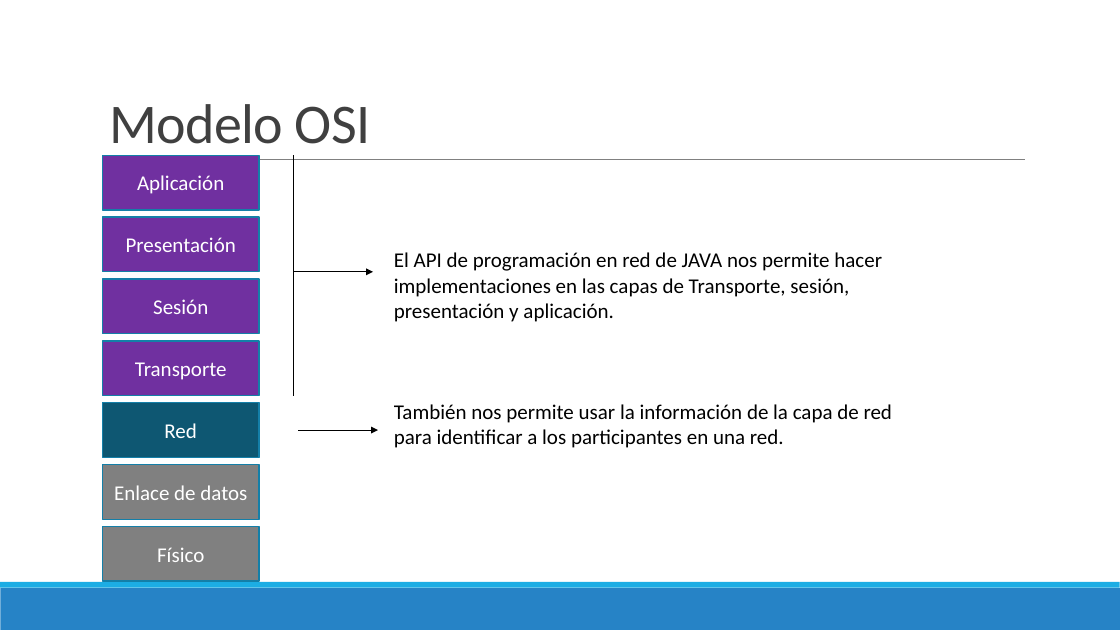
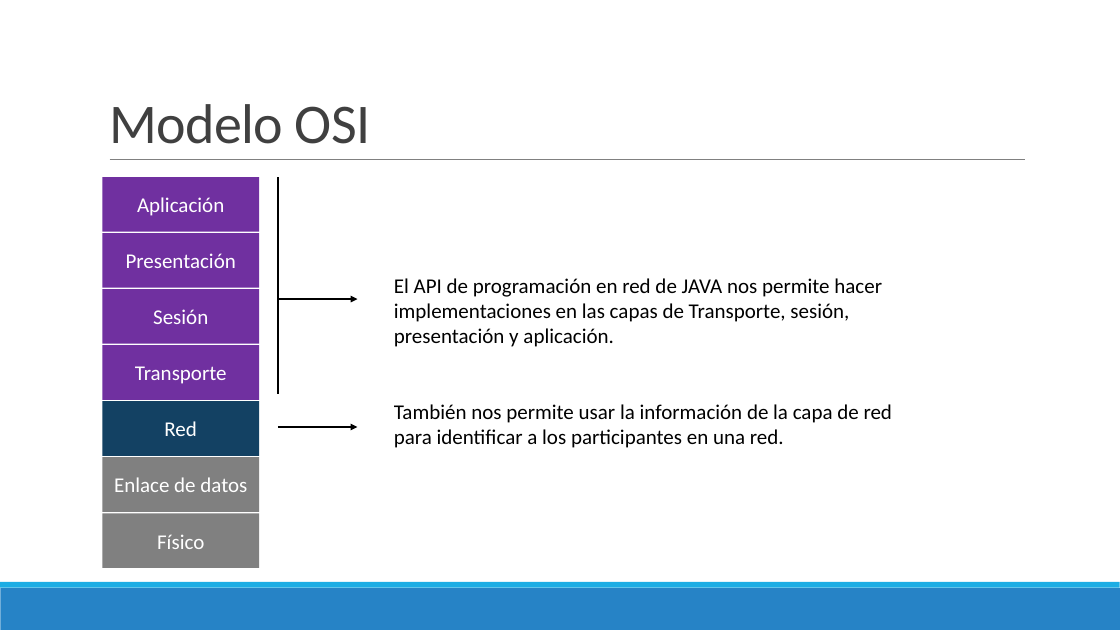
Before and after one commit to Domiciano/ProgramacionEnRed191, a slide deck: slide 2 of Semana 2/Presentación.pptx. Drawn at 1120x630 pixels with LibreOffice and Linux fonts; fonts in the diff are those of the drawing. Boxes give left, top, right and bottom in pixels: in the first picture for what was removed or moved away, otherwise in the second. Text is boxed around its words. In the diff, an @@ line names an element or a change of style, - is before the commit and + after.

```diff
--- a/Semana 2/Presentación.pptx
+++ b/Semana 2/Presentación.pptx
@@ rectangle "Aplicación": place and size @@
-rectangle "Aplicación" at box(103, 155, 260, 210)
+rectangle "Aplicación" at box(103, 177, 260, 232)
@@ line moved from (293, 155) - (293, 396) to (278, 177) - (278, 394) @@
@@ text "El API de programación en ..." rewrapped from box(394, 252, 892, 448) to box(394, 278, 892, 448) @@
@@ outline #1580A9 1.25 pt to none in 6 elements at box(103, 345, 260, 400), box(103, 457, 260, 512), box(103, 513, 260, 568), box(103, 177, 260, 232), box(153, 309, 208, 324), box(126, 253, 236, 268) @@
@@ text "Presentación": place and size @@
-text "Presentación" at box(103, 218, 260, 272)
+text "Presentación" at box(126, 253, 236, 268)
@@ text "Sesión": place and size @@
-text "Sesión" at box(103, 279, 260, 334)
+text "Sesión" at box(153, 309, 208, 324)
@@ arrow moved from (293, 272) - (373, 272) to (278, 299) - (358, 299) @@
@@ rectangle "Transporte": place and size @@
-rectangle "Transporte" at box(103, 341, 260, 396)
+rectangle "Transporte" at box(103, 345, 260, 400)
@@ rectangle "Red" at box(103, 402, 260, 456): fill #0E5772 to #134163; outline #1580A9 1.25 pt to none @@
@@ arrow moved from (298, 430) - (378, 430) to (278, 427) - (358, 427) @@
@@ rectangle "Enlace de datos": place and size @@
-rectangle "Enlace de datos" at box(103, 465, 260, 519)
+rectangle "Enlace de datos" at box(103, 457, 260, 512)
@@ rectangle "Físico": place and size @@
-rectangle "Físico" at box(103, 527, 260, 581)
+rectangle "Físico" at box(103, 513, 260, 568)
```
Also in this commit, not shown: 4 other slides changed, 1 other file.
